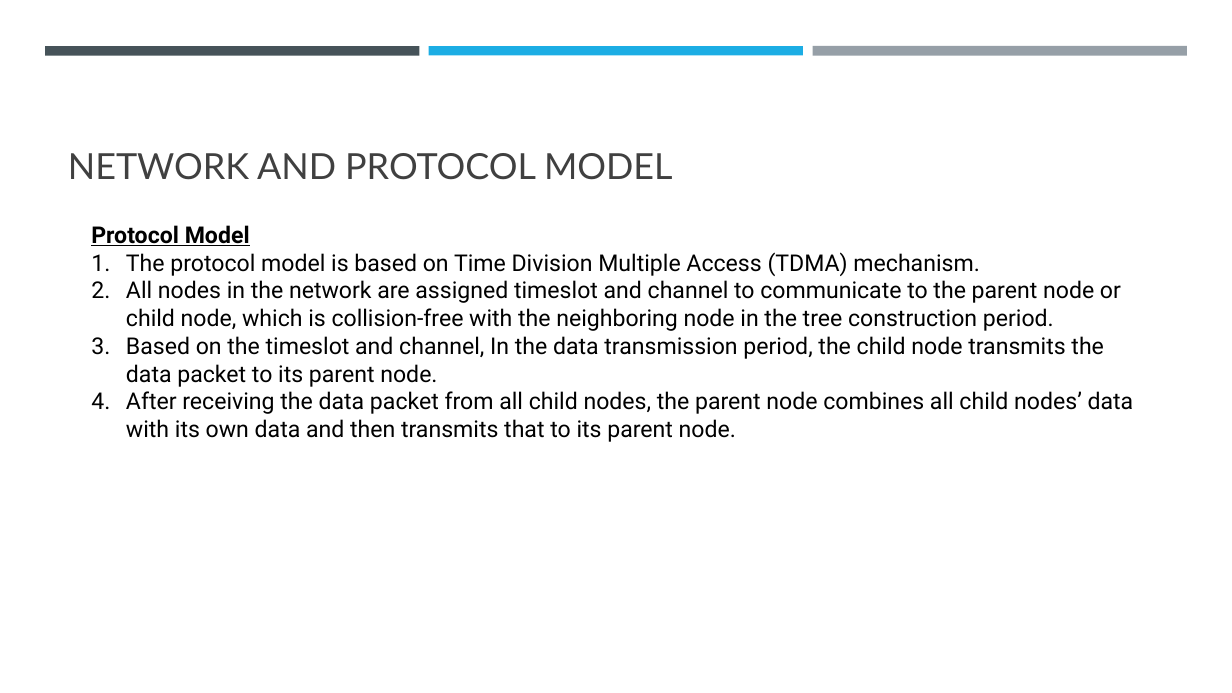
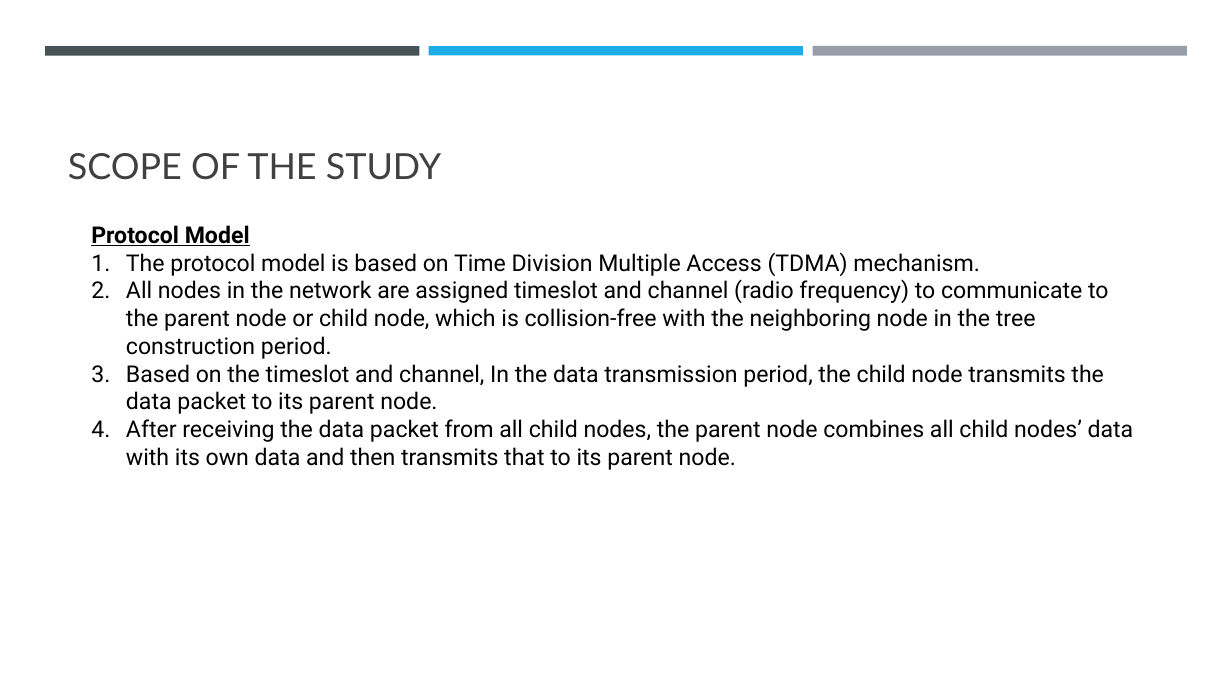
Before and after one commit to Wanarut/Review_literature, a slide deck: slide 9 of Multi-Hop LoRa Network Protocol with Minimized Latency.pptx (slide 10 before the commit). Drawn at 1232x693 pixels with LibreOffice and Linux fonts; fonts in the diff are those of the drawing. Boxes give left, top, right and bottom in pixels: in the first picture for what was removed or moved away, otherwise in the second. Text is boxed around its words. In the diff, an @@ line names an element or a change of style, - is before the commit and + after.

```diff
--- a/Multi-Hop LoRa Network Protocol with Minimized Latency.pptx
+++ b/Multi-Hop LoRa Network Protocol with Minimized Latency.pptx
@@ title at <box>68,153,441,180</box>: text changed @@
-NETWORK AND PROTOCOL MODEL
+SCOPE OF THE STUDY
@@ text at <box>126,279,1109,359</box>: text changed @@
-2. All nodes in the network are assigned timeslot and channel to communicate to the parent node or child node, which is collision-free with the neighboring node in the tree construction period.
+2. All nodes in the network are assigned timeslot and channel (radio frequency) to communicate to the parent node or child node, which is collision-free with the neighboring node in the tree construction period.
```
Also in this commit, not shown: 6 other slides changed, 12 slides added, 1 slide removed, 1 other file.
